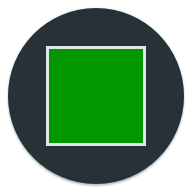
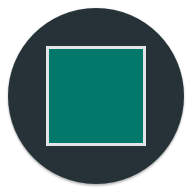
Two versions of the same layered image (192 x 192). Layer-by-layer changes:
painted on "android-desktop.png" over [49,49,143,143]
